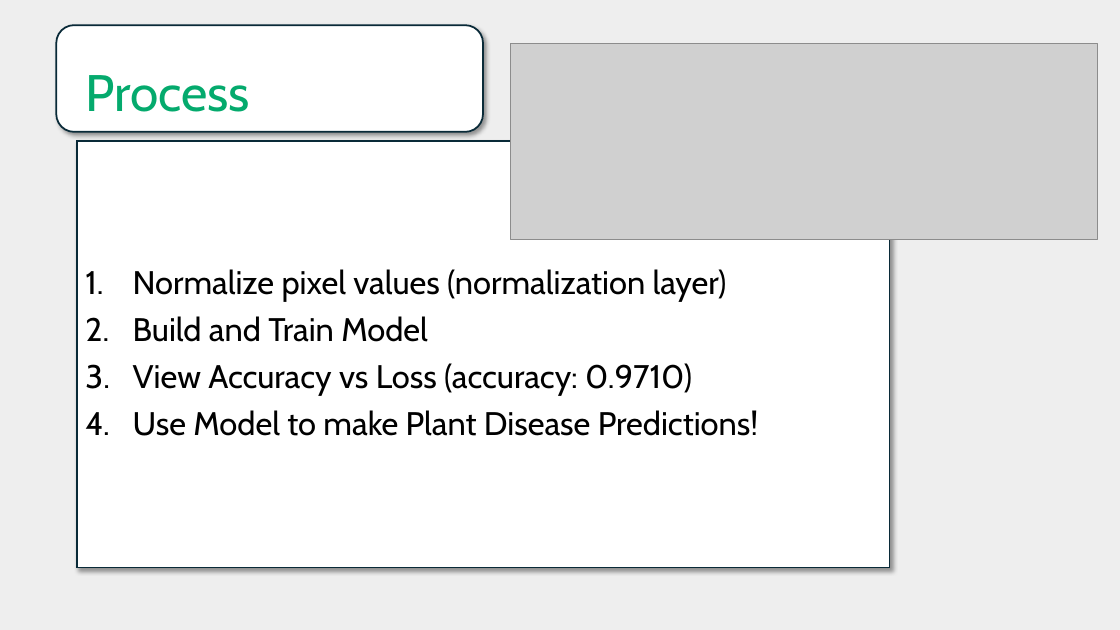
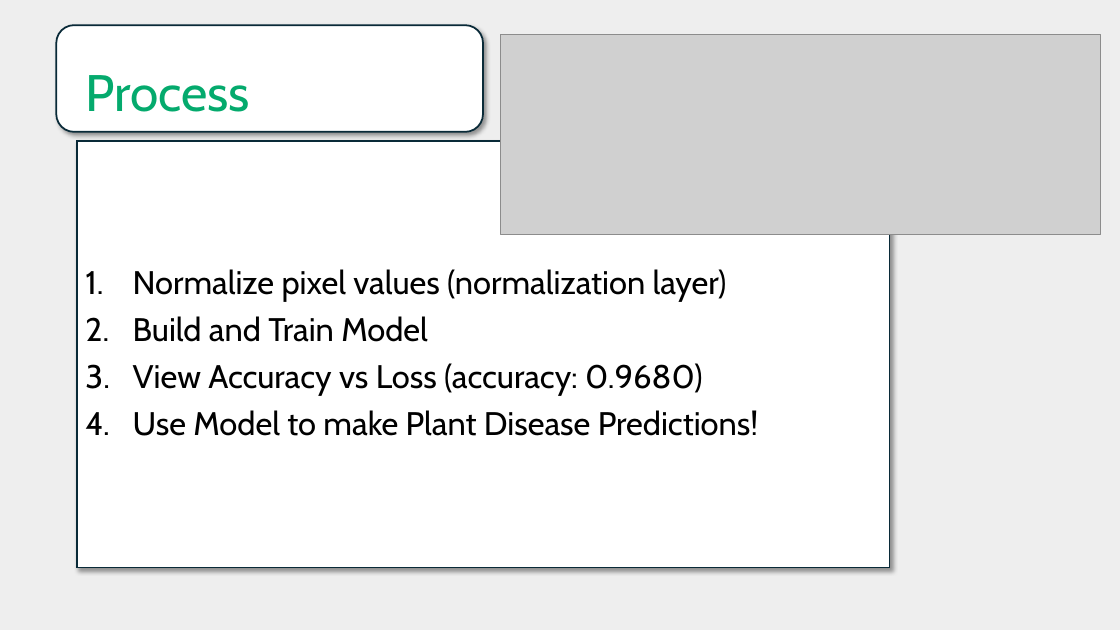
Before and after one commit to mlopez60/Project4, a slide deck: slide 7 of Plant_doctors.pptx. Drawn at 1120x630 pixels with LibreOffice and Linux fonts; fonts in the diff are those of the drawing; grey boxes stand for pictures. Boxes give left, top, right and bottom in pixels: in the first picture for what was removed or moved away, otherwise in the second. Text is boxed around its words. In the diff, an @@ line names an element or a change of style, - is before the commit and + after.

```diff
--- a/Plant_doctors.pptx
+++ b/Plant_doctors.pptx
@@ picture resized from (x1=511, y1=43, x2=1098, y2=239) to (x1=501, y1=34, x2=1102, y2=234) @@
@@ text at (x1=133, y1=363, x2=702, y2=396): text changed @@
-3. View Accuracy vs Loss (accuracy: 0.9710)
+3. View Accuracy vs Loss (accuracy: 0.9680)
```
Also in this commit, not shown: 1 other slide changed, 2 other files.
